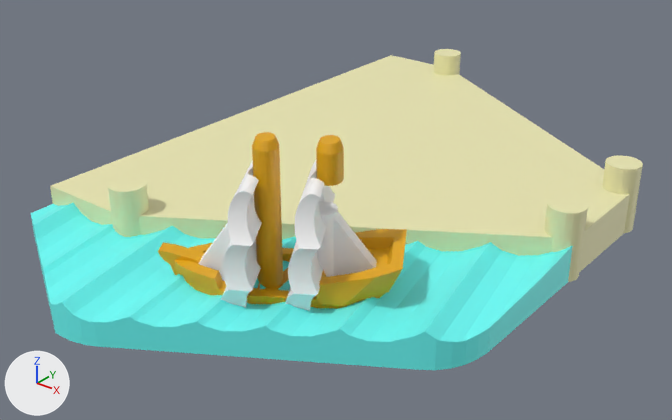
Before and after pictures for a commit that changed the glTF model public/assets/harbor_base.glb.
Rendered twice from a 50 mm lens placed at (35.3, -83.5, 24.2), pointed at (5.4, -46.1, 1.0). Arrows for +X, +Y and +Z are at lower left; the lights stay in place. The picture after the commit comes second. Vertices at exactly the same position are counted once.

Names of what the first picture shows: 'part_1'.
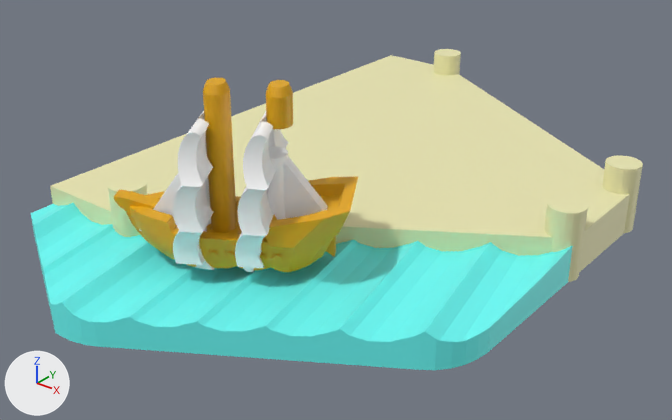
Boxes [x1, y1, x2, y2] around the edits, measured in the pictures (672 x 420 px; the box of a moved part takes in the faces that stretch with it):
part 1 of me_harbor_base___1, moved or reshaped: before [158, 132, 407, 308]; after [114, 78, 358, 272]
part 2 of me_harbor_base___1, moved or reshaped: before [316, 135, 344, 186]; after [266, 80, 293, 129]
part 3 of me_harbor_base___1, moved or reshaped: before [285, 160, 377, 311]; after [235, 111, 328, 272]
part 4 of me_harbor_base___1, moved or reshaped: before [198, 160, 262, 308]; after [139, 111, 214, 270]

Patch to the scene script:
```diff
--- a/public/assets/harbor_base.glb.py
+++ b/public/assets/harbor_base.glb.py
@@ me_harbor_base___1 @@
 # used by ob_part_1; location = (0.0, 0.0, 0.0)
-me_harbor_base___1.from_pydata(...)  # 7269 vertices, 14560 faces; spans x -7.3..18.9, y -63.0..-23.0, z 0.0..8.8
+me_harbor_base___1.from_pydata(...)  # 7269 vertices, 14560 faces; spans x -7.3..18.9, y -63.0..-23.0, z 0.0..10.8
+# me_harbor_base___1 part 1: the loose piece of 3184 vertices spanning x 3.4..14.7, y -57.9..-49.7, z 0.0..8.8 is moved by (-3.0, 0.0, 2.0)
+# me_harbor_base___1 part 2: the loose piece of 376 vertices spanning x 10.0..11.3, y -53.9..-52.5, z 6.8..8.8 is moved by (-3.0, 0.0, 2.0)
+# me_harbor_base___1 part 3: the loose piece of 1415 vertices spanning x 8.0..13.4, y -56.5..-51.1, z 0.0..7.3 is moved by (-3.0, 0.0, 2.0)
+# me_harbor_base___1 part 4: the loose piece of 1611 vertices spanning x 4.6..9.7, y -58.1..-52.7, z 0.0..7.3 is moved by (-3.0, 0.0, 2.0)
+# other edits to the shape of me_harbor_base___1 do not show in these pictures
 me_harbor_base___1.materials.append(mat_defaultmaterial)
```
